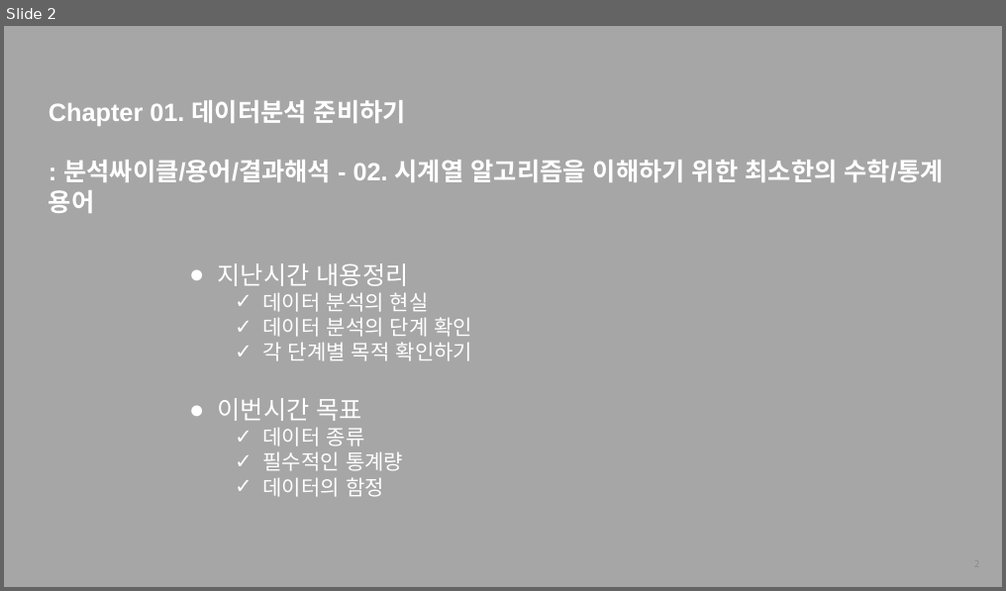
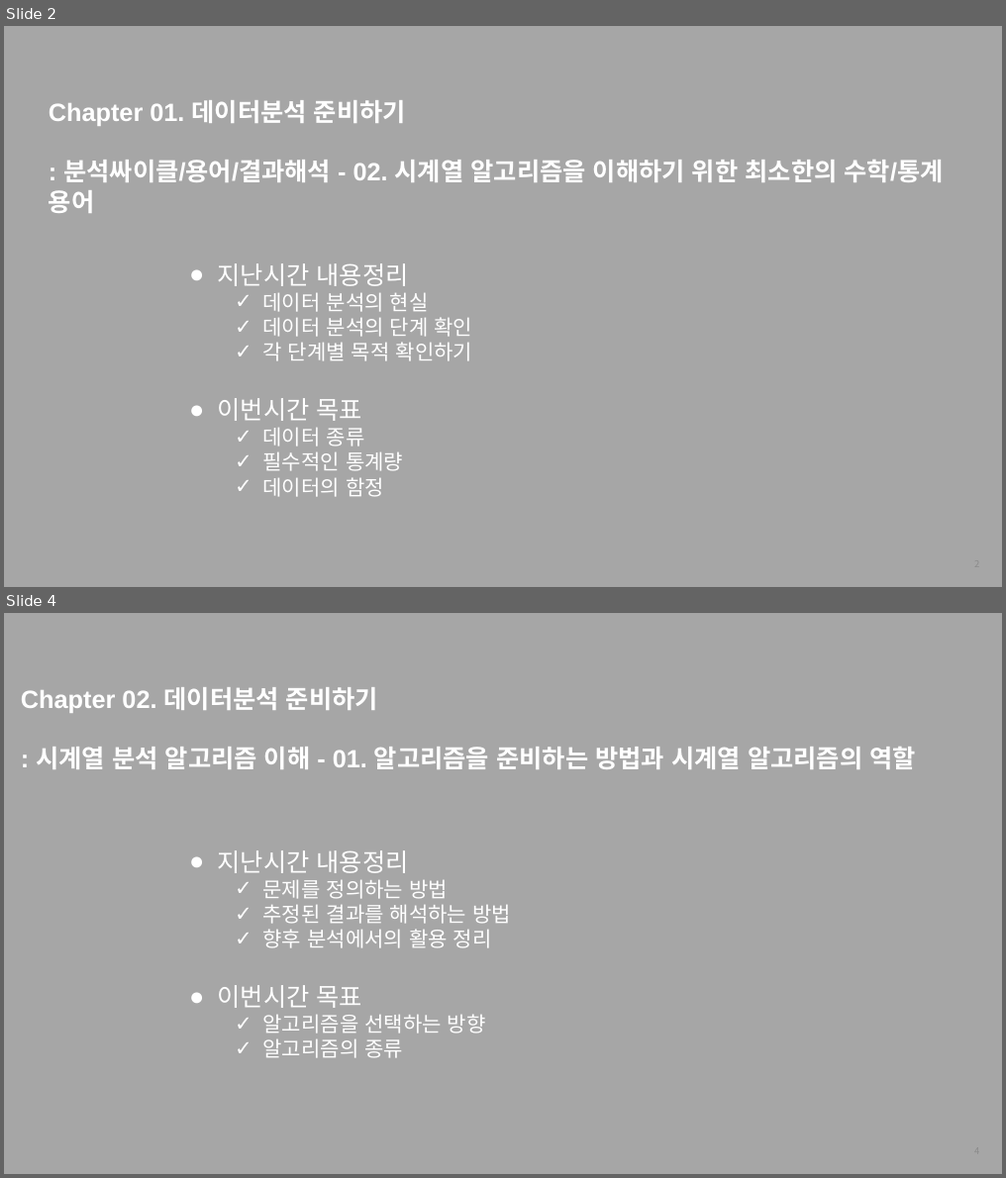
Before and after one commit to thekimk/All-About-Time-Series-Analysis, a slide deck: [FastCampus] 커리큘럼_김경원박사.pptx. Shown one above the other, each under a label of ours: slide 2 before the commit, slides 2 and 4 after it; the slides between them are not shown. The pictures are 1006x591 and 1006x1178 pixels, drawn with LibreOffice and Linux fonts; fonts in the diff are those of the drawing; background and template pictures are left out. Boxes give left, top, right and bottom in pixels: in the first picture for what was removed or moved away, otherwise in the second. Text is boxed around its words. In the diff, an @@ line names an element or a change of style, - is before the commit and + after.

```diff
--- a/[FastCampus] 커리큘럼_김경원박사.pptx
+++ b/[FastCampus] 커리큘럼_김경원박사.pptx
@@ slide 4 added at bbox=[4, 613, 1002, 1174], background #A6A6A6 @@
@@ text added at bbox=[21, 687, 915, 769], 24 pt, text #FFFFFF, bold @@
+Chapter 02. 데이터분석 준비하기
+: 시계열 분석 알고리즘 이해 - 01. 알고리즘을 준비하는 방법과 시계열 알고리즘의 역할
@@ text added at bbox=[218, 851, 511, 1059], 20 pt, text #FFFFFF @@
+● 지난시간 내용정리
+  ✓ 문제를 정의하는 방법
+  ✓ 추정된 결과를 해석하는 방법
+  ✓ 향후 분석에서의 활용 정리
+● 이번시간 목표
+  ✓ 알고리즘을 선택하는 방향
+  ✓ 알고리즘의 종류
@@ page number added at bbox=[755, 1136, 988, 1166], 9 pt, text #8C8C8C @@
+4
```
Also in this commit, not shown: 1 other slide added, 2 other files.
